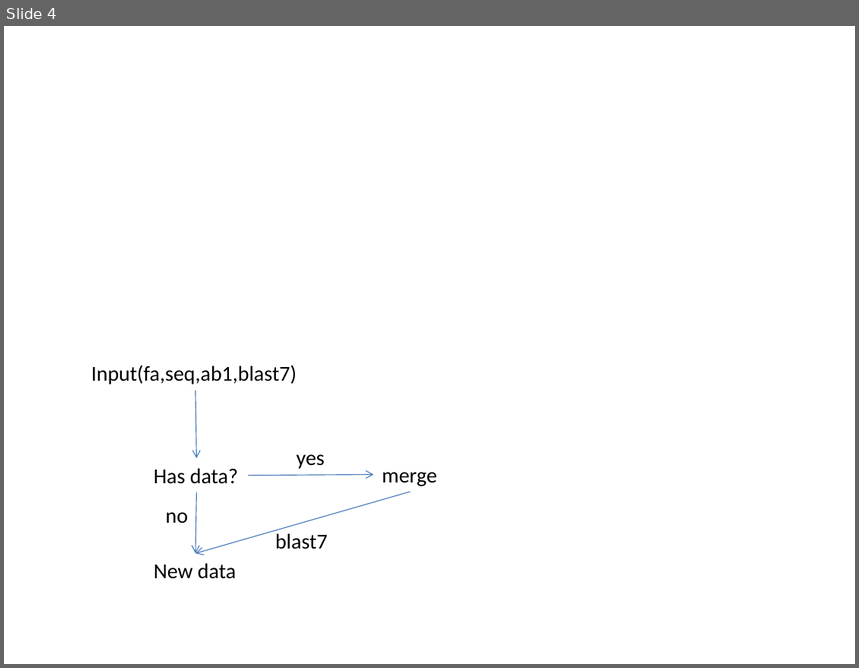
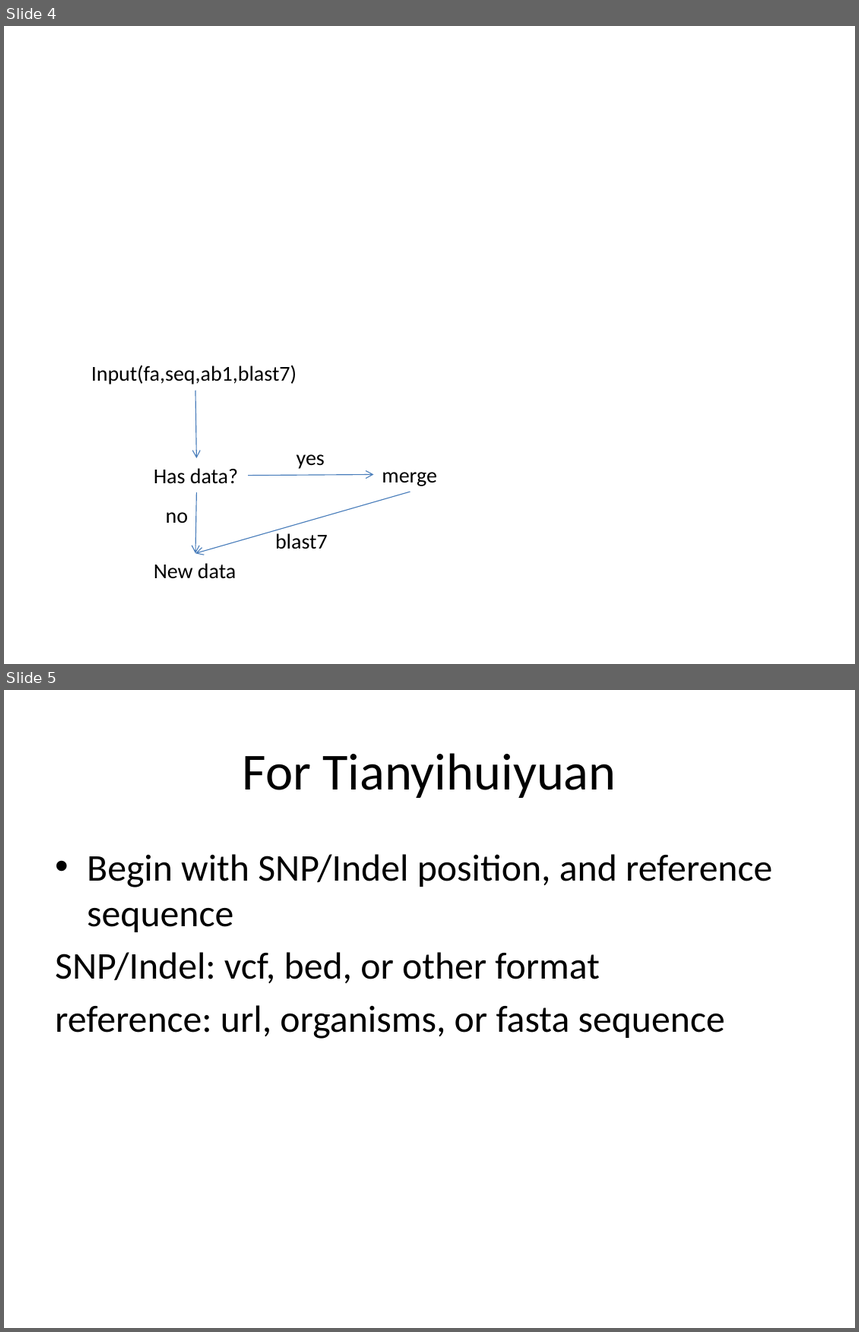
Before and after one commit to lry198010/EMview, a slide deck: doc/scheme_and_procedure.pptx. Shown one above the other, each under a label of ours: slide 4 before the commit, slides 4 and 5 after it. The pictures are 859x668 and 859x1332 pixels, drawn with LibreOffice and Linux fonts; fonts in the diff are those of the drawing. Boxes give left, top, right and bottom in pixels: in the first picture for what was removed or moved away, otherwise in the second. Text is boxed around its words. In the diff, an @@ line names an element or a change of style, - is before the commit and + after.

Commit message:
Begin pipeline for extract SNP genotype from sequence alignment

```diff
--- a/doc/scheme_and_procedure.pptx
+++ b/doc/scheme_and_procedure.pptx
@@ slide 5 added at bbox=[4, 690, 855, 1328], background #FFFFFF @@
@@ title added at bbox=[243, 753, 616, 798], 44 pt, text #000000 @@
+For Tianyihuiyuan
@@ text added at bbox=[55, 854, 772, 1039], 32 pt, text #000000 @@
+• Begin with SNP/Indel position, and reference sequence
+SNP/Indel: vcf, bed, or other format
+reference: url, organisms, or fasta sequence
```
Also in this commit, not shown: 1 other file.
